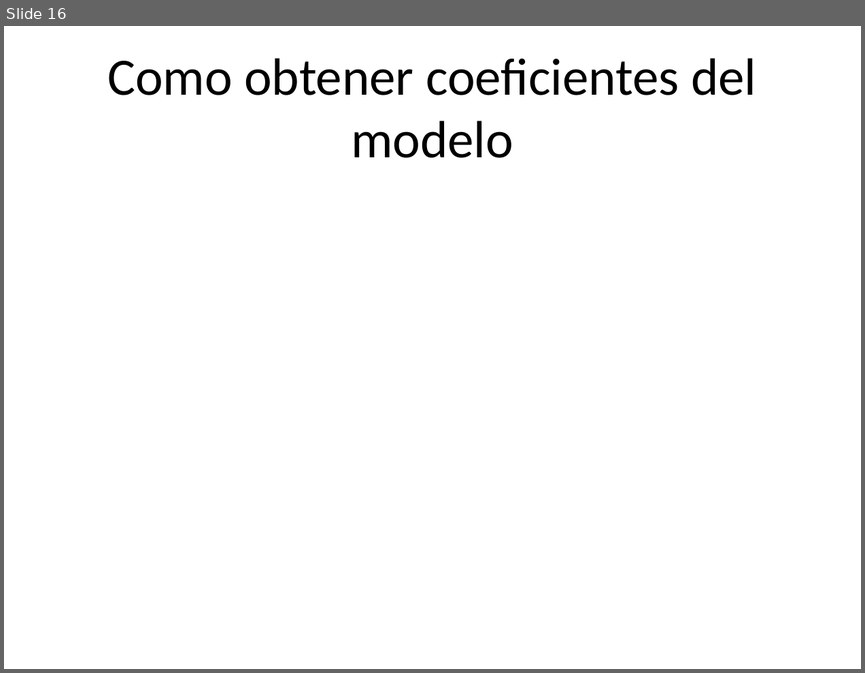
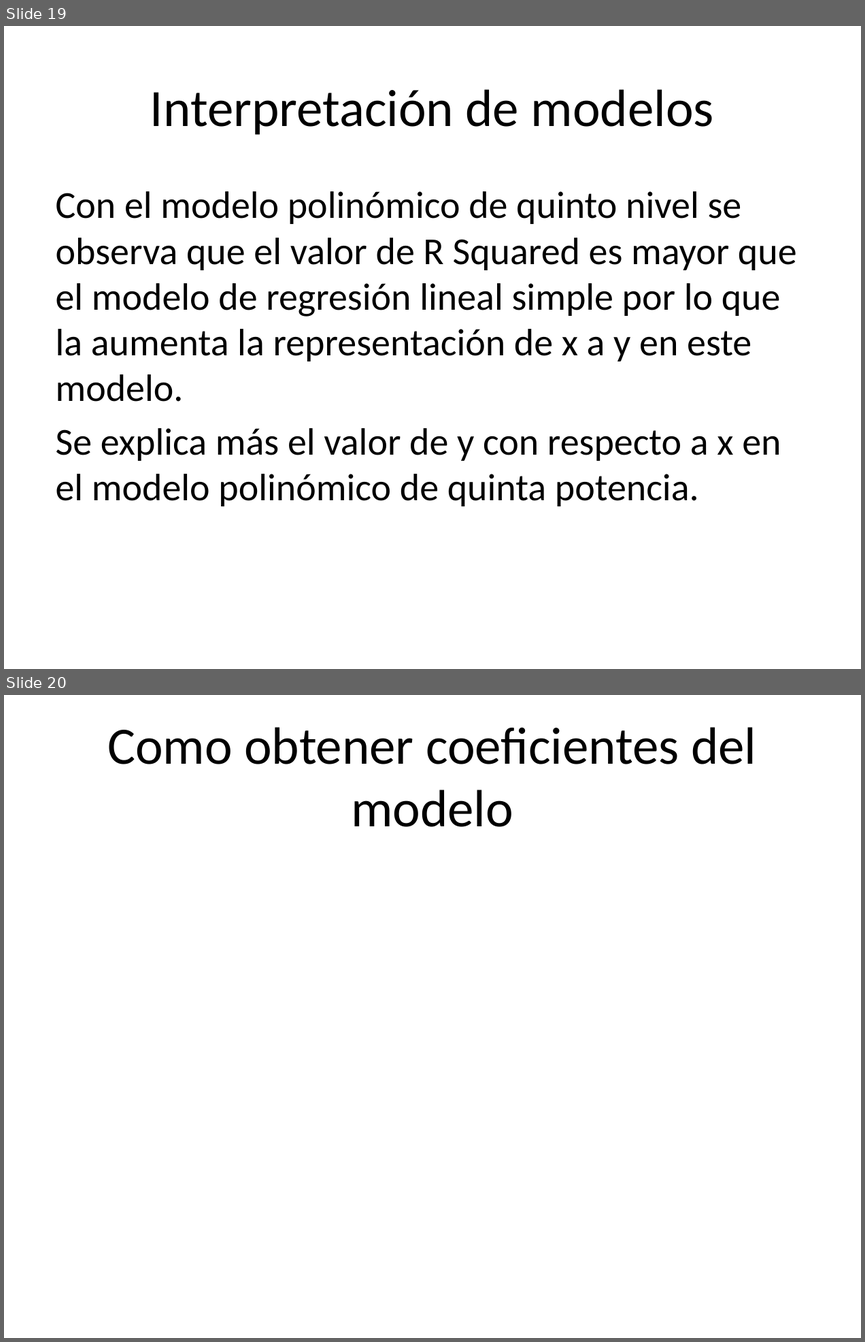
Before and after one commit to rpizarrog/CIIT.-Diplomado-en-Ciencia-de-los-Datos-e-IoT, a slide deck: Módulo II/2022/RegresiOn-Lineal-Simple.pptx. Shown one above the other, each under a label of ours: slide 16 before the commit, slides 19 and 20 after it. The pictures are 865x673 and 865x1342 pixels, drawn with LibreOffice and Linux fonts; fonts in the diff are those of the drawing. Boxes give left, top, right and bottom in pixels: in the first picture for what was removed or moved away, otherwise in the second. Text is boxed around its words. In the diff, an @@ line names an element or a change of style, - is before the commit and + after.

```diff
--- a/Módulo II/2022/RegresiOn-Lineal-Simple.pptx
+++ b/Módulo II/2022/RegresiOn-Lineal-Simple.pptx
@@ slide 19 added at (4,26,861,669), background #FFFFFF @@
@@ title added at (150,89,714,135), 44 pt, text #000000 @@
+Interpretación de modelos
@@ text added at (56,191,797,506), 32 pt, text #000000 @@
+Con el modelo polinómico de quinto nivel se observa que el valor de R Squared es mayor que el modelo de regresión lineal simple por lo que la aumenta la representación de x a y en este modelo.
+Se explica más el valor de y con respecto a x en el modelo polinómico de quinta potencia.
@@ what was slide 16 is now slide 20 @@
```
Also in this commit, not shown: 3 other slides added, 3 other files.
